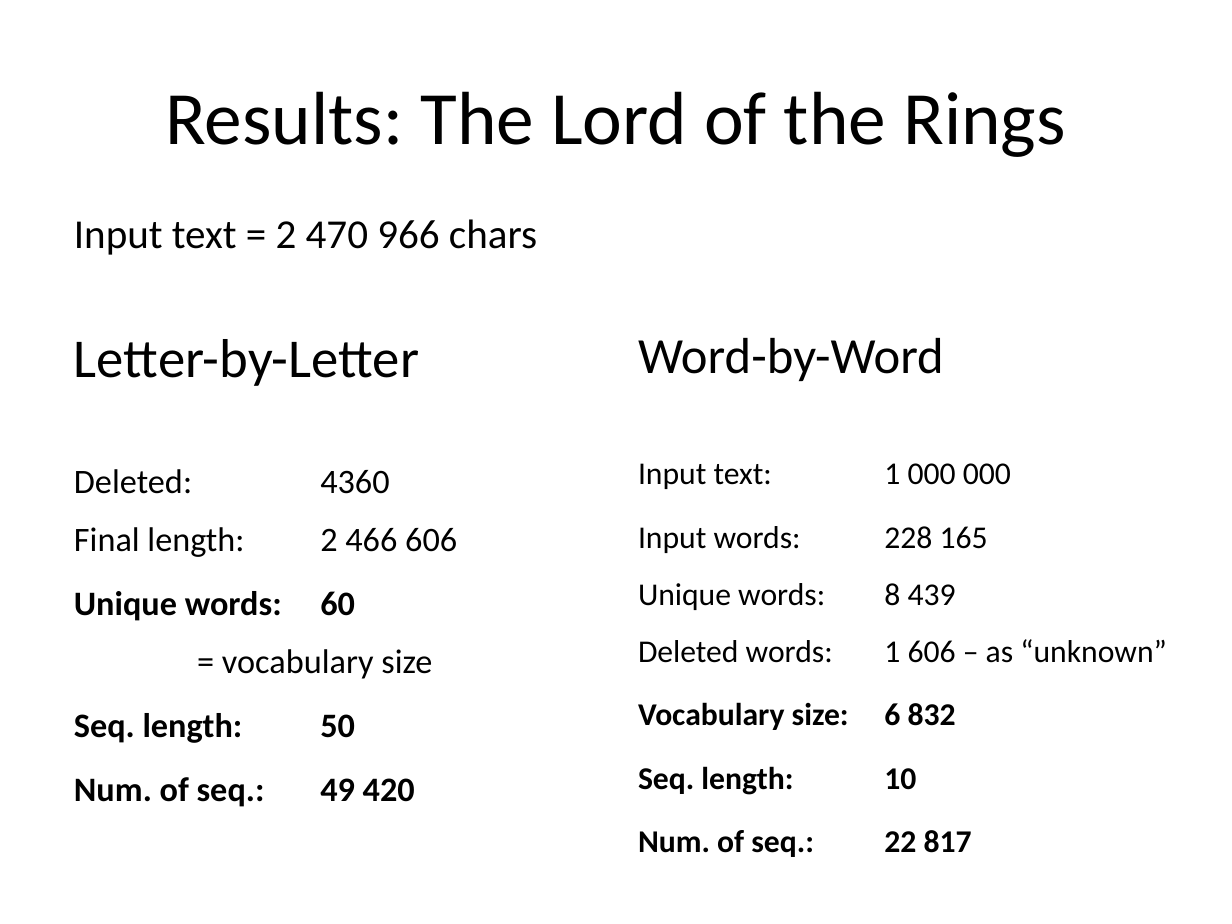
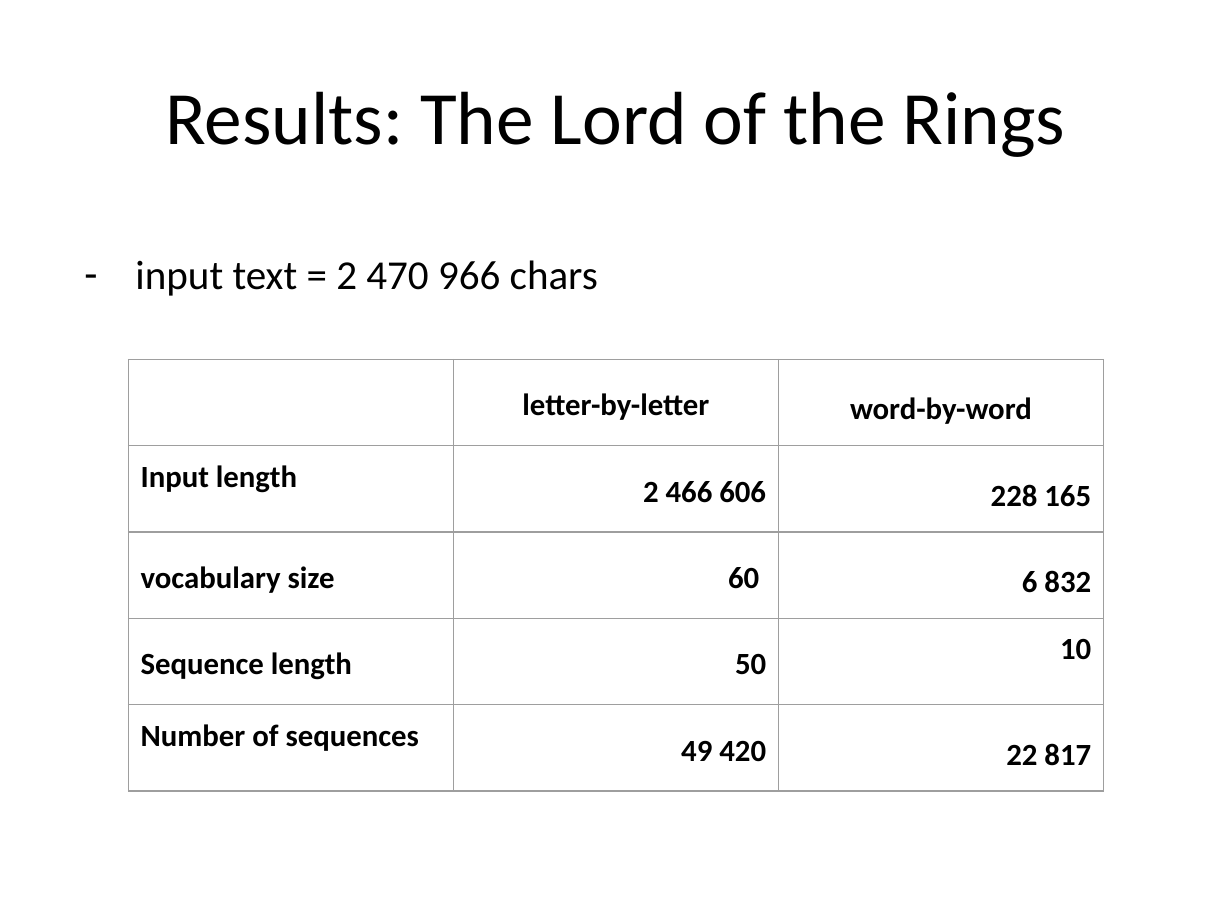
Before and after one commit to telecombcn-dl/2017-dlai-team8, a slide deck: slide 10 of Creative Writing 101.pptx. Drawn at 1232x924 pixels with LibreOffice and Linux fonts; fonts in the diff are those of the drawing. Boxes give left, top, right and bottom in pixels: in the first picture for what was removed or moved away, otherwise in the second. Text is boxed around its words. In the diff, an @@ line names an element or a change of style, - is before the commit and + after.

```diff
--- a/Creative Writing 101.pptx
+++ b/Creative Writing 101.pptx
@@ text at bbox=[135, 260, 598, 296]: text changed @@
-Input text = 2 470 966 chars
+– input text = 2 470 966 chars
@@ text removed at bbox=[74, 339, 457, 807] @@
-Letter-by-Letter
-Deleted: 4360
-Final length: 2 466 606
-Unique words: 60
-= vocabulary size
-Seq. length: 50
-Num. of seq.: 49 420
@@ text removed at bbox=[638, 338, 1166, 857] @@
-Word-by-Word
-Input text: 1 000 000
-Input words: 228 165
-Unique words: 8 439
-Deleted words: 1 606 – as “unknown”
-Vocabulary size: 6 832
-Seq. length: 10
-Num. of seq.: 22 817
@@ table added at bbox=[128, 360, 1104, 770], 5 rows, 3 columns @@
+ | letter-by-letter | word-by-word
+Input length | 2 466 606 | 228 165
+vocabulary size | 60 | 6 832
+Sequence length | 50 | 10
+Number of sequences | 49 420 | 22 817
```
Also in this commit, not shown: 16 other slides changed, 1 slide added, 1 other file.
